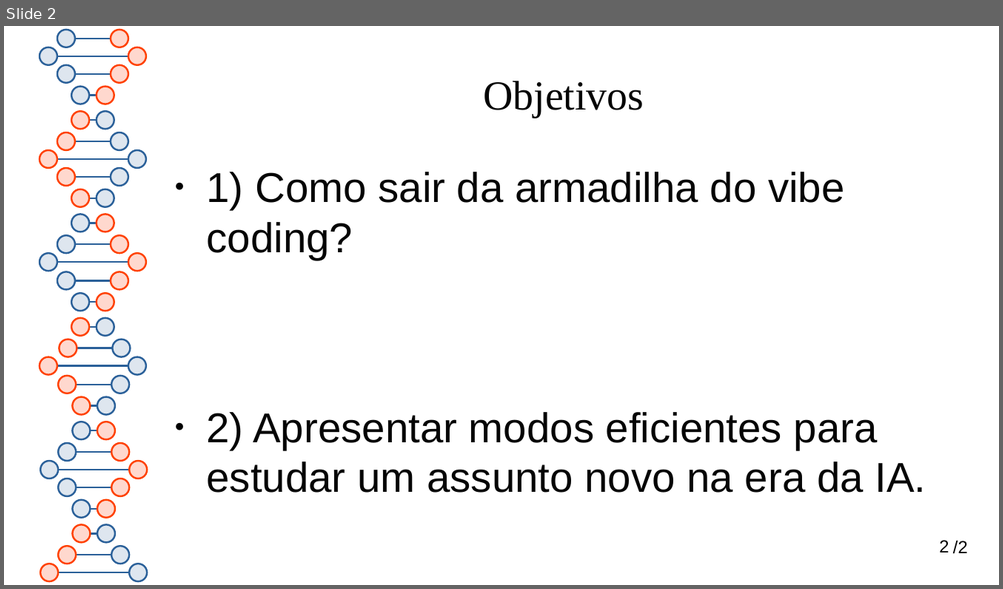
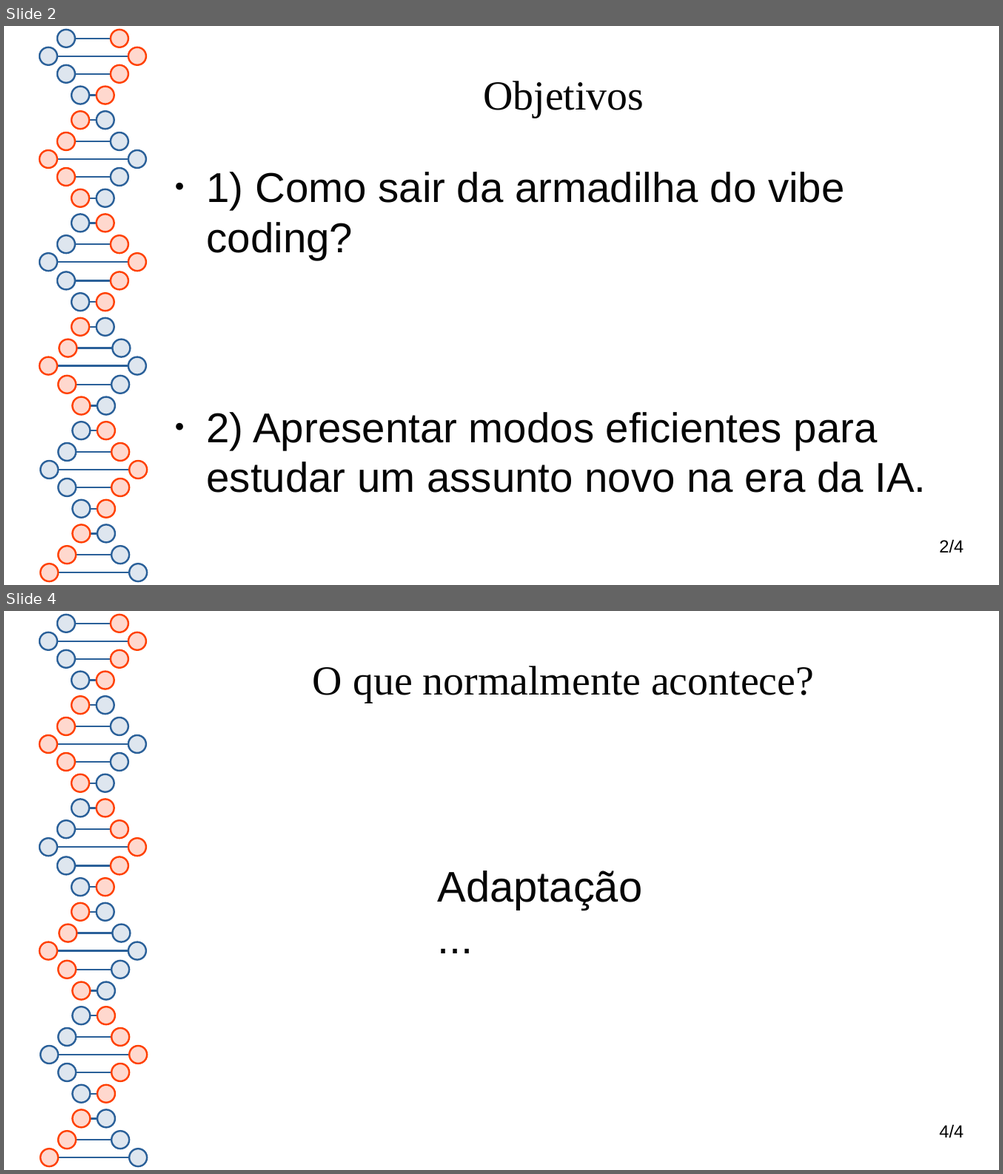
Before and after one commit to rjhalmeman/projeto-integrador-2026, a slide deck: 2-bimestre/2026-05-21/inicio.odp. Shown one above the other, each under a label of ours: slide 2 before the commit, slides 2 and 4 after it; the slides between them are not shown. The pictures are 1003x589 and 1003x1174 pixels, drawn with LibreOffice and Linux fonts; fonts in the diff are those of the drawing. Boxes give left, top, right and bottom in pixels: in the first picture for what was removed or moved away, otherwise in the second. Text is boxed around its words. In the diff, an @@ line names an element or a change of style, - is before the commit and + after.

```diff
--- a/2-bimestre/2026-05-21/inicio.odp
+++ b/2-bimestre/2026-05-21/inicio.odp
@@ slide 4 added at <box>4,611,999,1170</box>, background #FFFFFF; not listed: 81 template elements that a slide beside it also shows @@
@@ title added at <box>313,666,814,703</box>, 33 pt, text #050505 @@
+O que normalmente acontece?
@@ text added at <box>438,871,643,910</box>, 34.2 pt, text #050505 @@
+Adaptação ...
@@ text added at <box>939,1125,948,1138</box>, 14 pt, text #000000 @@
+/4
@@ page number added at <box>949,1125,964,1139</box>, 14 pt, text #000000 @@
+4
@@ slide 2 changed as well @@
@@ text at <box>949,540,964,554</box>: text changed @@
-/2
+/4
```
Also in this commit, not shown: 1 other slide changed, 1 other slide added, 1 other file.
